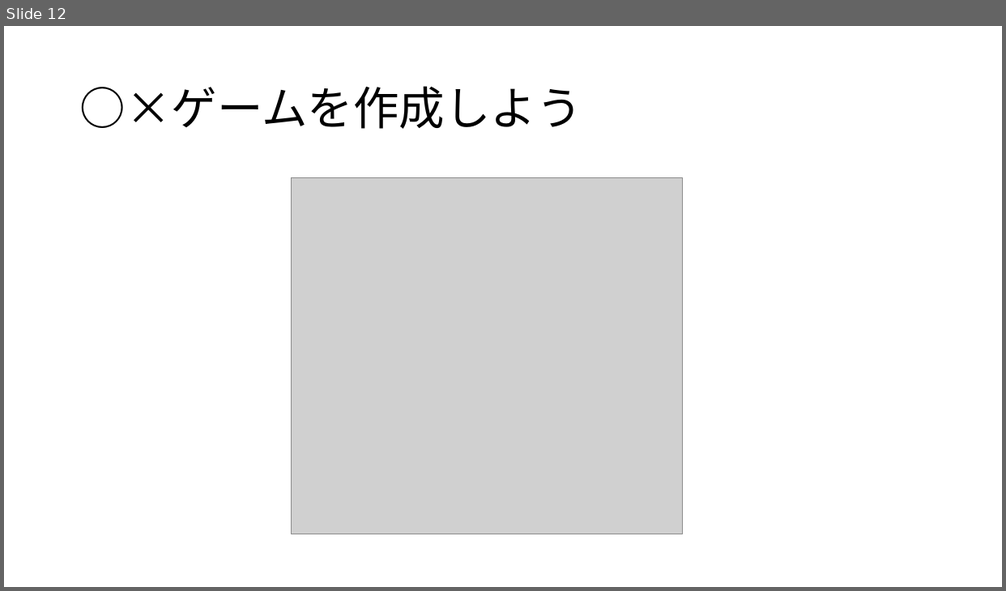
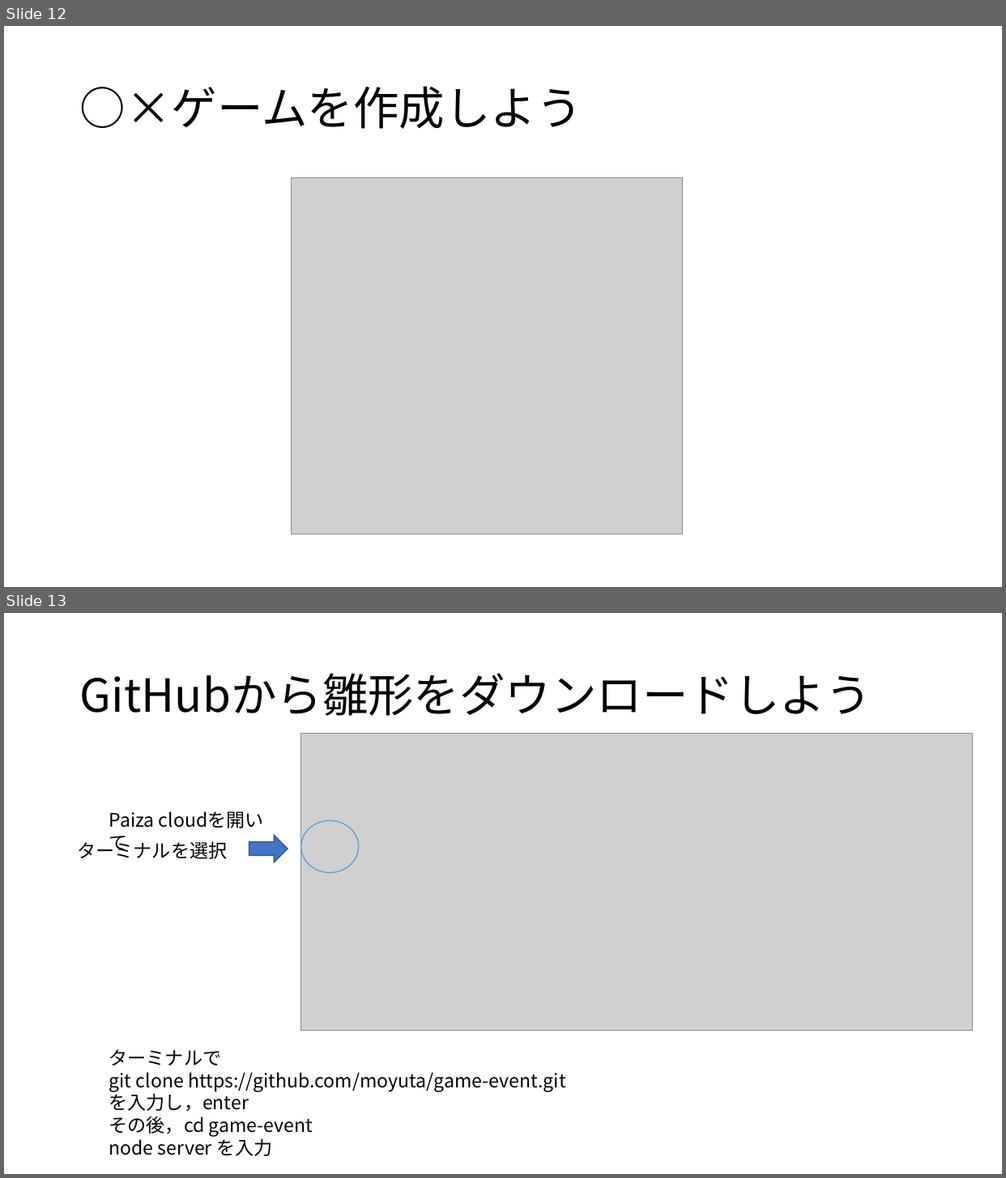
Before and after one commit to moyuta/game-event, a slide deck: マルバツゲームpdf.pptx. Shown one above the other, each under a label of ours: slide 12 before the commit, slides 12 and 13 after it. The pictures are 1006x591 and 1006x1178 pixels, drawn with LibreOffice and Linux fonts; fonts in the diff are those of the drawing; grey boxes stand for pictures. Boxes give left, top, right and bottom in pixels: in the first picture for what was removed or moved away, otherwise in the second. Text is boxed around its words. In the diff, an @@ line names an element or a change of style, - is before the commit and + after.

Commit message:
better

```diff
--- a/マルバツゲームpdf.pptx
+++ b/マルバツゲームpdf.pptx
@@ slide 13 added at box(4, 613, 1002, 1174), background #FFFFFF @@
@@ title added at box(80, 673, 872, 716), 44 pt, text #000000 @@
+GitHubから雛形をダウンロードしよう
@@ picture added at box(301, 734, 973, 1031) @@
@@ text added at box(109, 812, 155, 828), 18 pt, text #000000 @@
+Paiza cloudを開いて
@@ ellipse added at box(301, 820, 359, 873), outline #5B9BD5 1 pt @@
@@ text added at box(78, 838, 228, 859), 18 pt, text #000000 @@
+ターミナルを選択
@@ right arrow added at box(249, 835, 288, 862), fill #4472C4, outline #325491 1 pt @@
@@ text added at box(109, 1050, 566, 1157), 18 pt, text #000000 @@
+ターミナルで
+git clone https://github.com/moyuta/game-event.git
+を入力し，enter
+その後，cd game-event
+node server を入力
```
Also in this commit, not shown: 3 other slides added, 1 slide removed.
